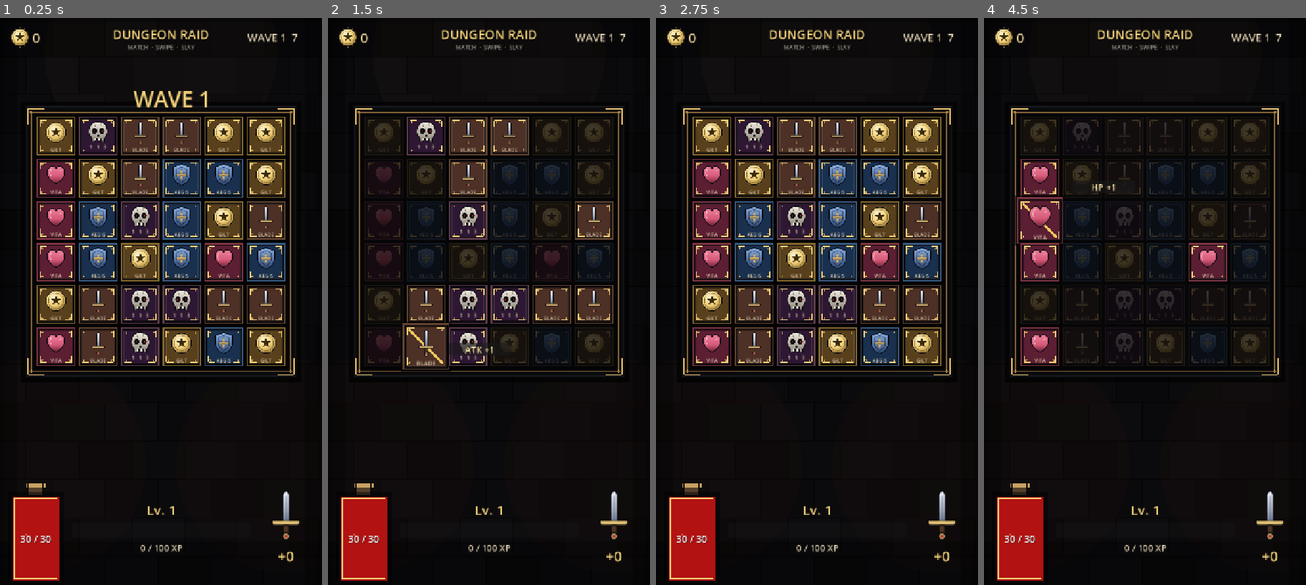
Above: before the commit, frames 1-4 (left to right).
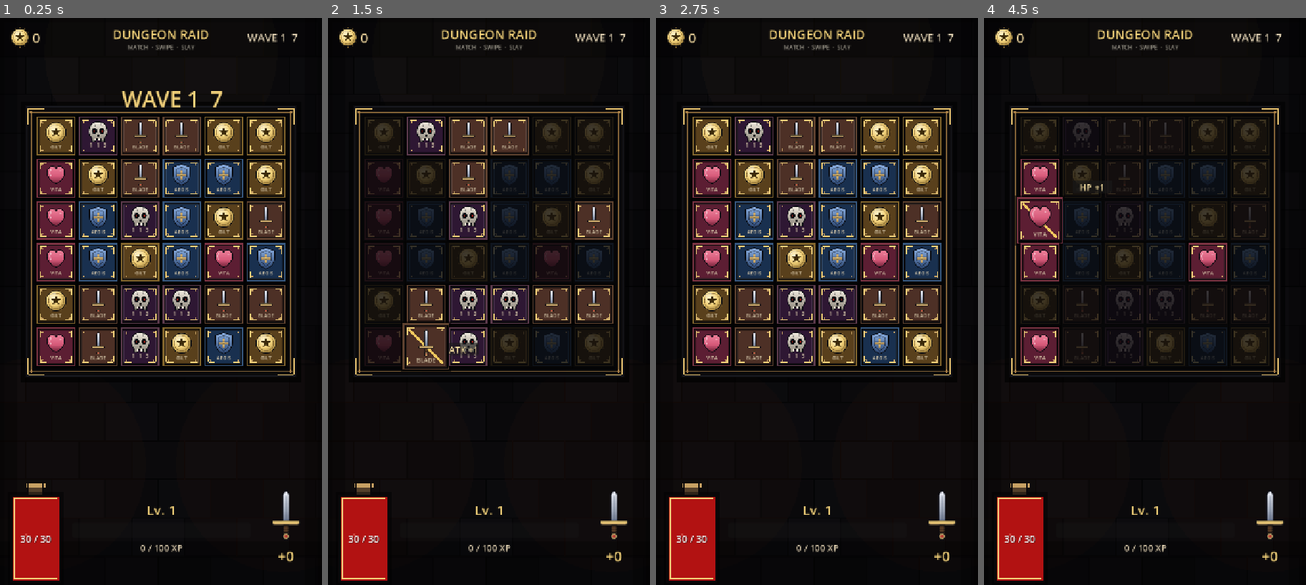
Above: after the commit, the same moments.

Repository: Dvimer/dungeonrade
Game: Godot game, scene res://scenes/Main.tscn
The game is run twice, just before and just after one commit, with the same random seed, the same clock (stepped at 60 frames per second) and the same inputs.
Inputs (mouse positions are in pixels of both pictures, inside the frame that each line leads up to):
- Up to frame 1 (0.25 s): no input
- Up to frame 2 (1.5 s): move the mouse to (559, 273) at 0.52 s; click (559, 273) at 0.67 s; tap Enter at 1.25 s; drag from (424, 335) to (472, 420) at 1.27 s
- Up to frame 3 (2.75 s): move the mouse to (849, 176) at 2.02 s; click (849, 176) at 2.17 s
- Up to frame 4 (4.5 s): tap Space at 2.75 s; drag from (1128, 420) to (1048, 216) at 2.77 s; move the mouse to (1241, 392) at 3.52 s; click (1241, 392) at 3.67 s; tap Enter at 4.25 s; drag from (1048, 216) to (1096, 159) at 4.27 s

The runs differ from the first frame. In frame 1, 1.6% of the frame differs, in the area x 15-86%, y 12-61%; in frame 2, 0.6%; in frame 3, 1.1%; in frame 4, 0.3%.

Commit message:
Add localization and combat timing fixes

Diff:
--- a/project.godot
+++ b/project.godot
@@ -23,6 +23,7 @@
 RunState="*res://scripts/core/RunState.gd"
 SaveSystem="*res://scripts/core/SaveSystem.gd"
 YandexSDK="*res://scripts/core/YandexSDK.gd"
+Localization="*res://scripts/core/Localization.gd"
 
 [display]
 
--- a/scripts/battle/Battle.gd
+++ b/scripts/battle/Battle.gd
@@ -132,16 +132,16 @@
 	var anchor: Vector2 = result.consumed_positions[0]
 	var pop_index := 0
 	if result.gold_gained > 0:
-		board.show_float_at_grid(anchor, "+%d GILT" % [result.gold_gained], Color(0.98, 0.82, 0.34), Vector2(0, -48 - pop_index * 24))
+		board.show_float_at_grid(anchor, Localization.t("reward.gold", [result.gold_gained]), Color(0.98, 0.82, 0.34), Vector2(0, -48 - pop_index * 24))
 		pop_index += 1
 	if result.shield_gained > 0:
-		board.show_float_at_grid(anchor, "+%d AEGIS" % [result.shield_gained], Color(0.58, 0.76, 1.0), Vector2(0, -48 - pop_index * 24))
+		board.show_float_at_grid(anchor, Localization.t("reward.shield", [result.shield_gained]), Color(0.58, 0.76, 1.0), Vector2(0, -48 - pop_index * 24))
 		pop_index += 1
 	if result.heal_amount > 0:
-		board.show_float_at_grid(anchor, "+%d VITA" % [result.heal_amount], Color(1.0, 0.42, 0.52), Vector2(0, -48 - pop_index * 24))
+		board.show_float_at_grid(anchor, Localization.t("reward.heal", [result.heal_amount]), Color(1.0, 0.42, 0.52), Vector2(0, -48 - pop_index * 24))
 		pop_index += 1
 	if result.crit:
-		board.show_float_at_grid(anchor, "CRIT", Color(1.0, 0.42, 0.20), Vector2(0, -48 - pop_index * 24))
+		board.show_float_at_grid(anchor, Localization.t("combat.crit"), Color(1.0, 0.42, 0.20), Vector2(0, -48 - pop_index * 24))
 
 func _draw_vignette(s: Vector2) -> void:
 	draw_rect(Rect2(Vector2.ZERO, Vector2(s.x, 90)), Color(0, 0, 0, 0.22), true)
@@ -154,7 +154,7 @@
 	var wave = WaveCatalogScript.get_wave(next_index)
 	RunState.start_wave(wave.to_dictionary())
 	board.apply_wave_profile(RunState.current_wave, next_index == 1)
-	_show_combo("WAVE %d" % [RunState.wave])
+	_show_combo(Localization.t("hud.wave", [RunState.wave, RunState.rounds_left]))
 
 func _advance_wave_if_needed() -> void:
 	if RunState.boss_active:
@@ -188,5 +188,5 @@
 		return
 	RunState.start_boss_phase(int(wave_config.get("boss_turns", 5)))
 	if pos.x >= 0:
-		board.show_float_at_grid(pos, "BOSS", Color(1.0, 0.66, 0.24), Vector2(0, -58))
-	_show_combo("BOSS")
+		board.show_float_at_grid(pos, Localization.t("combat.boss"), Color(1.0, 0.66, 0.24), Vector2(0, -58))
+	_show_combo(Localization.t("combat.boss"))
--- a/scripts/battle/Board.gd
+++ b/scripts/battle/Board.gd
@@ -32,7 +32,6 @@
 	TileType.Kind.SWORD: {
 		"hoverable": true,
 		"keep_kinds": [TileType.Kind.SWORD, TileType.Kind.ENEMY],
-		"show_sword_power": true,
 	},
 	TileType.Kind.SHIELD: {
 		"hoverable": true,
@@ -340,7 +339,7 @@
 
 # Применить расход тайлов и пополнение, обновить визуал.
 # (Анимации опускания пока без интерполяции — для прототипа достаточно.)
-func consume_and_refill(consumed: Array) -> void:
+func consume_and_refill(consumed: Array, mark_spawned_enemies_fresh: bool = false) -> void:
 	if is_animating:
 		return
 	is_animating = true
@@ -358,7 +357,7 @@
 			row.append(null)
 		new_tiles.append(row)
 
-	var result: Dictionary = logic.apply_consumed_and_refill(consumed)
+	var result: Dictionary = logic.apply_consumed_and_refill(consumed, mark_spawned_enemies_fresh)
 	var tween := create_tween().set_parallel(true)
 
 	for y in range(board_height):
@@ -552,20 +551,22 @@
 	var sword_count: int = _count_tiles_of_kind(TileType.Kind.SWORD)
 	var sword_power: int = 1 + int(RunState.mod("sword_damage_bonus", 0))
 	var total_power: int = sword_power * sword_count
-	_hover_info_label.text = "Might %d x %d = %d" % [sword_power, sword_count, total_power]
+	_hover_info_label.text = Localization.t("preview.might", [sword_power, sword_count, total_power])
 	_hover_info_panel.visible = true
 	_update_hover_info_position(world_point)
 
 func _show_monster_info(tile: Tile, world_point: Vector2) -> void:
 	if _hover_info_label == null or _hover_info_panel == null:
 		return
-	var name := str(tile.data.get("monster_name", "Boss")).to_upper()
-	_hover_info_label.text = "%s\nHP %d  ATK %d  TIMER %d" % [
+	var monster_id := str(tile.data.get("monster_id", ""))
+	var fallback_name := str(tile.data.get("monster_name", "Boss"))
+	var name := Localization.monster_name(monster_id, fallback_name).to_upper()
+	_hover_info_label.text = Localization.t("monster.info", [
 		name,
 		int(tile.data.get("hp", 0)),
 		int(tile.data.get("dmg", 0)),
 		int(tile.data.get("timer", 0)),
-	]
+	])
 	_hover_info_panel.visible = true
 	_update_hover_info_position(world_point)
 
@@ -594,18 +595,18 @@
 		return
 	var start_tile := logic.get_tile(path[0])
 	var kind: int = int(start_tile.kind)
-	var amount: int = path.size()
+	var amount: int = _count_chain_kind(path, kind)
 	var text := ""
 	match kind:
 		TileType.Kind.SWORD:
 			var sword_power: int = 1 + int(RunState.mod("sword_damage_bonus", 0))
-			text = "ATK +%d" % [sword_power * amount]
+			text = Localization.t("preview.attack", [sword_power * amount])
 		TileType.Kind.HEART:
-			text = "HP +%d" % [amount]
+			text = Localization.t("preview.heal", [amount])
 		TileType.Kind.SHIELD:
-			text = "Shield +%d" % [amount]
+			text = Localization.t("preview.shield", [amount])
 		TileType.Kind.COIN:
-			text = "Gold +%d" % [amount]
+			text = Localization.t("preview.gold", [amount])
 		_:
 			text = "+%d" % [amount]
 	_hover_info_label.text = text
@@ -627,6 +628,13 @@
 	tween.tween_property(node, "position", original, 0.04)
 	tween.tween_property(node, "modulate", Color.WHITE, 0.12)
 	show_float_at_grid(pos, "-%d" % [_dmg], Color(1.0, 0.34, 0.24), Vector2(0, -42))
+
+func _count_chain_kind(path: Array, kind: int) -> int:
+	var count := 0
+	for p in path:
+		if logic.get_tile(p).kind == kind:
+			count += 1
+	return count
 
 func show_float_at_grid(pos: Vector2, text: String, color: Color, offset: Vector2 = Vector2.ZERO) -> void:
 	var label := Label.new()
--- a/scripts/battle/BoardLogic.gd
+++ b/scripts/battle/BoardLogic.gd
@@ -137,7 +137,7 @@
 # Очищает позиции, опускает оставшиеся вниз, спавнит новые сверху.
 # Возвращает массив "движений" для анимации:
 #   [{from: Vector2, to: Vector2}, ...] и {spawned: [{pos, tile}, ...]}.
-func apply_consumed_and_refill(consumed: Array) -> Dictionary:
+func apply_consumed_and_refill(consumed: Array, mark_spawned_enemies_fresh: bool = false) -> Dictionary:
 	for p in consumed:
 		clear_tile(p)
 	var movements := []
@@ -162,6 +162,8 @@
 		var spawned := []
 		for y in range(write_y, -1, -1):
 			var t := _make_enemy() if rng.randf() < enemy_spawn_chance else _make_random_basic()
+			if mark_spawned_enemies_fresh and t.kind == TileType.Kind.ENEMY:
+				t["fresh_spawn"] = true
 			grid[y][x] = t
 			spawned.append({"pos": Vector2(x, y), "tile": t})
 		if spawned.size() > 0:
@@ -176,6 +178,9 @@
 		for x in range(width):
 			var t = grid[y][x]
 			if t.kind == TileType.Kind.ENEMY:
+				if bool(t.get("fresh_spawn", false)):
+					t.erase("fresh_spawn")
+					continue
 				t.timer -= 1
 				if t.timer <= 0:
 					attackers.append(Vector2(x, y))
--- a/scripts/battle/ChainResolver.gd
+++ b/scripts/battle/ChainResolver.gd
@@ -16,7 +16,6 @@
 
 static func resolve(board: BoardLogic, path: Array, run: Node) -> ChainResult:
 	var result := ChainResult.new()
-	result.chain_length = path.size()
 	result.consumed_positions = path.duplicate()
 
 	var swords := 0
@@ -37,11 +36,13 @@
 				hearts += 1
 			TileType.Kind.ENEMY:
 				result.enemies_in_chain.append(p)
+	var resource_count := swords + shields + coins + hearts
+	result.chain_length = resource_count
 
 	# --- Множители комбо ---
 	var mult: float = 1.0
 	for tier in COMBO_THRESHOLDS:
-		if path.size() >= tier.len:
+		if resource_count >= tier.len:
 			mult = tier.mult
 			result.label = tier.label
 			break
--- a/scripts/battle/SwipeController.gd
+++ b/scripts/battle/SwipeController.gd
@@ -141,7 +141,7 @@
 
 	var result := ChainResolver.resolve(board.logic, path, RunState)
 	var consumed: Array = ChainResolver.apply(board.logic, result, RunState)
-	await board.consume_and_refill(consumed)
+	await board.consume_and_refill(consumed, true)
 	path.clear()
 	EventBus.chain_resolved.emit(result)
 	EventBus.turn_ended.emit()
--- a/scripts/battle/Tile.gd
+++ b/scripts/battle/Tile.gd
@@ -22,12 +22,12 @@
 	TileType.Kind.EMPTY:  Color(0.26, 0.28, 0.34),
 }
 
-const KIND_LABELS := {
-	TileType.Kind.SWORD: "BLADE",
-	TileType.Kind.SHIELD: "AEGIS",
-	TileType.Kind.COIN: "GILT",
-	TileType.Kind.HEART: "VITA",
-	TileType.Kind.ENEMY: "FOE",
+const KIND_LABEL_KEYS := {
+	TileType.Kind.SWORD: "tile.sword",
+	TileType.Kind.SHIELD: "tile.shield",
+	TileType.Kind.COIN: "tile.coin",
+	TileType.Kind.HEART: "tile.heart",
+	TileType.Kind.ENEMY: "tile.enemy",
 }
 
 const COLOR_STONE_DARK := Color(0.035, 0.035, 0.045)
@@ -90,7 +90,7 @@
 
 	# Полоска статов — снизу тайла, только для врагов.
 	_stats.size = Vector2(tile_size - 16.0, tile_size * 0.23)
-	_stats.position = Vector2(-_stats.size.x / 2.0, tile_size / 2.0 - _stats.size.y - 8)
+	_stats.position = Vector2(-_stats.size.x / 2.0, tile_size / 2.0 - _stats.size.y - 12)
 	_stats_base_position = _stats.position
 	_stats.add_theme_color_override("font_color", COLOR_INK)
 	_stats.add_theme_font_size_override("font_size", 14)
@@ -98,7 +98,7 @@
 
 	_kind_label = Label.new()
 	_kind_label.size = Vector2(tile_size, 18)
-	_kind_label.position = Vector2(-tile_size / 2.0, tile_size / 2.0 - 24.0)
+	_kind_label.position = Vector2(-tile_size / 2.0, tile_size / 2.0 - 30.0)
 	_label_base_position = _kind_label.position
 	_kind_label.horizontal_alignment = HORIZONTAL_ALIGNMENT_CENTER
 	_kind_label.vertical_alignment = VERTICAL_ALIGNMENT_CENTER
@@ -125,6 +125,7 @@
 		_selected_strike.width = 4.0
 
 	update_view(data)
+	Localization.language_changed.connect(func(_language): update_view(data))
 
 func setup(pos: Vector2, tile_data: Dictionary) -> void:
 	board_pos = pos
@@ -164,7 +165,7 @@
 	if _stats:
 		if k == TileType.Kind.ENEMY:
 			if bool(data.get("is_boss", false)):
-				_stats.text = "BOSS"
+				_stats.text = Localization.t("tile.boss")
 			else:
 				_stats.text = "%d  %d  %d" % [
 					int(data.get("hp", 0)),
@@ -176,7 +177,8 @@
 			_stats.text = ""
 			_stats.visible = false
 	if _kind_label:
-		_kind_label.text = KIND_LABELS.get(k, "")
+		var label_key := str(KIND_LABEL_KEYS.get(k, ""))
+		_kind_label.text = Localization.t(label_key) if label_key != "" else ""
 		_kind_label.visible = k != TileType.Kind.EMPTY and k != TileType.Kind.ENEMY
 	queue_redraw()
 
--- a/scripts/core/GameState.gd
+++ b/scripts/core/GameState.gd
@@ -11,7 +11,7 @@
 var settings: Dictionary = {
 	"music_volume": 0.7,
 	"sfx_volume": 1.0,
-	"language": "ru",
+	"language": "auto",
 }
 
 func to_dict() -> Dictionary:
@@ -30,4 +30,7 @@
 	if data.has("meta_upgrades"):    meta_upgrades = data["meta_upgrades"]
 	if data.has("best_score"):       best_score = int(data["best_score"])
 	if data.has("total_runs"):       total_runs = int(data["total_runs"])
-	if data.has("settings"):         settings = data["settings"]
+	if data.has("settings") and data["settings"] is Dictionary:
+		var loaded_settings: Dictionary = data["settings"]
+		for key in loaded_settings.keys():
+			settings[key] = loaded_settings[key]
--- /dev/null
+++ b/scripts/core/Localization.gd
@@ -0,0 +1,135 @@
+extends Node
+
+signal language_changed(language: String)
+
+const AUTO_LANGUAGE := "auto"
+const DEFAULT_LANGUAGE := "en"
+const SUPPORTED_LANGUAGES := ["en", "ru"]
+
+const TEXTS := {
+	"en": {
+		"hud.title": "DUNGEON RAID",
+		"hud.subtitle": "MATCH  ·  SWIPE  ·  SLAY",
+		"hud.level": "Lv. %d",
+		"hud.xp": "%d / %d XP",
+		"hud.wave": "WAVE %d  %d",
+		"hud.boss_wave": "BOSS W%d",
+		"tile.sword": "BLADE",
+		"tile.shield": "AEGIS",
+		"tile.coin": "GILT",
+		"tile.heart": "VITA",
+		"tile.enemy": "FOE",
+		"tile.boss": "BOSS",
+		"preview.might": "Might %d x %d = %d",
+		"preview.attack": "ATK +%d",
+		"preview.heal": "HP +%d",
+		"preview.shield": "Shield +%d",
+		"preview.gold": "Gold +%d",
+		"monster.info": "%s\nHP %d  ATK %d  TIMER %d",
+		"reward.gold": "+%d GILT",
+		"reward.shield": "+%d AEGIS",
+		"reward.heal": "+%d VITA",
+		"combat.crit": "CRIT",
+		"combat.boss": "BOSS",
+		"monster.skeleton": "Skeleton",
+		"monster.bandana_skeleton": "Bone Rogue",
+		"monster.vampire": "Vampire",
+		"monster.bone_lord": "Bone Lord",
+	},
+	"ru": {
+		"hud.title": "DUNGEON RAID",
+		"hud.subtitle": "СОБИРАЙ  ·  ВЕДИ  ·  РУБИ",
+		"hud.level": "Ур. %d",
+		"hud.xp": "%d / %d ОП",
+		"hud.wave": "ВОЛНА %d  %d",
+		"hud.boss_wave": "БОСС В%d",
+		"tile.sword": "МЕЧ",
+		"tile.shield": "ЩИТ",
+		"tile.coin": "ЗЛАТО",
+		"tile.heart": "ЖИЗНЬ",
+		"tile.enemy": "ВРАГ",
+		"tile.boss": "БОСС",
+		"preview.might": "Сила %d x %d = %d",
+		"preview.attack": "Урон +%d",
+		"preview.heal": "ЖЗ +%d",
+		"preview.shield": "Щит +%d",
+		"preview.gold": "Золото +%d",
+		"monster.info": "%s\nЖЗ %d  УРОН %d  ХОД %d",
+		"reward.gold": "+%d ЗЛАТО",
+		"reward.shield": "+%d ЭГИДА",
+		"reward.heal": "+%d ЖИЗНЬ",
+		"combat.crit": "КРИТ",
+		"combat.boss": "БОСС",
+		"monster.skeleton": "Скелет",
+		"monster.bandana_skeleton": "Костяной разбойник",
+		"monster.vampire": "Вампир",
+		"monster.bone_lord": "Костяной лорд",
+	},
+}
+
+var current_language: String = DEFAULT_LANGUAGE
+
+func _ready() -> void:
+	apply_saved_language()
+
+func apply_saved_language() -> void:
+	_set_active_language(_resolve_language(str(GameState.settings.get("language", AUTO_LANGUAGE))))
+
+func set_language(language: String, save_setting: bool = true) -> void:
+	var requested := _normalize_language(language)
+	GameState.settings["language"] = requested
+	_set_active_language(_resolve_language(requested))
+	if save_setting:
+		SaveSystem.save()
+
+func t(key: String, args: Array = []) -> String:
+	var lang_texts: Dictionary = TEXTS.get(current_language, TEXTS[DEFAULT_LANGUAGE])
+	var template := str(lang_texts.get(key, TEXTS[DEFAULT_LANGUAGE].get(key, key)))
+	if args.is_empty():
+		return template
+	return template % args
+
+func monster_name(monster_id: String, fallback: String = "") -> String:
+	var translated := t("monster.%s" % monster_id)
+	if translated.begins_with("monster.") and fallback != "":
+		return fallback
+	return translated
+
+func available_languages() -> Array:
+	return SUPPORTED_LANGUAGES.duplicate()
+
+func _set_active_language(language: String) -> void:
+	if current_language == language:
+		return
+	current_language = language
+	TranslationServer.set_locale(language)
+	language_changed.emit(current_language)
+
+func _resolve_language(language: String) -> String:
+	var normalized := _normalize_language(language)
+	if normalized != AUTO_LANGUAGE:
+		return normalized
+	var platform_language := _platform_language()
+	if SUPPORTED_LANGUAGES.has(platform_language):
+		return platform_language
+	return DEFAULT_LANGUAGE
+
+func _normalize_language(language: String) -> String:
+	var normalized := language.strip_edges().to_lower()
+	if normalized == "":
+		return AUTO_LANGUAGE
+	normalized = normalized.replace("-", "_")
+	if normalized.contains("_"):
+		normalized = normalized.get_slice("_", 0)
+	if normalized == AUTO_LANGUAGE or SUPPORTED_LANGUAGES.has(normalized):
+		return normalized
+	return DEFAULT_LANGUAGE
+
+func _platform_language() -> String:
+	var yandex_language := YandexSDK.get_language()
+	if yandex_language != "":
+		return _normalize_language(yandex_language)
+	var locale := OS.get_locale_language()
+	if locale == "":
+		locale = OS.get_locale()
+	return _normalize_language(locale)
--- a/scripts/core/SaveSystem.gd
+++ b/scripts/core/SaveSystem.gd
@@ -4,6 +4,9 @@
 # в редакторе и на десктопе — в user://save.json.
 
 const SAVE_PATH := "user://save.json"
+
+func _ready() -> void:
+	call_deferred("load_save")
 
 func save() -> void:
 	var data: Dictionary = GameState.to_dict()
@@ -23,6 +26,9 @@
 		_load_local()
 		return
 	GameState.from_dict(data)
+	var localization := get_node_or_null("/root/Localization")
+	if localization:
+		localization.apply_saved_language()
 
 func _save_local(data: Dictionary) -> void:
 	var f := FileAccess.open(SAVE_PATH, FileAccess.WRITE)
@@ -44,3 +50,6 @@
 	if parsed == null or not (parsed is Dictionary):
 		return
 	GameState.from_dict(parsed)
+	var localization := get_node_or_null("/root/Localization")
+	if localization:
+		localization.apply_saved_language()
--- a/scripts/core/YandexSDK.gd
+++ b/scripts/core/YandexSDK.gd
@@ -20,6 +20,16 @@
 	# Запускаемся ли мы в HTML5-сборке с Yandex SDK.
 	# В Godot 4 фича называется "web" (HTML5 — alias).
 	return OS.has_feature("web") and Engine.has_singleton("YandexSDK")
+
+func get_language() -> String:
+	if not is_available():
+		return ""
+	var sdk = Engine.get_singleton("YandexSDK")
+	if sdk != null and sdk.has_method("get_language"):
+		return str(sdk.call("get_language"))
+	if sdk != null and sdk.has_method("get_lang"):
+		return str(sdk.call("get_lang"))
+	return ""
 
 func _emit_ready() -> void:
 	_ready_state = true
--- a/scripts/ui/HUD.gd
+++ b/scripts/ui/HUD.gd
@@ -11,6 +11,8 @@
 @onready var _sword_value: Label = $Root/Bottom/Right/SwordValue
 @onready var _shield_value: Label = $Root/Top/ShieldGroup/ShieldLabel
 @onready var _rounds_label: Label = $Root/Top/RoundsLabel
+@onready var _title_label: Label = $Root/Top/TitleLabel
+@onready var _subtitle_label: Label = $Root/Top/SubtitleLabel
 
 var _xp_shimmer: ColorRect
 var _last_xp: int = -1
@@ -24,10 +26,15 @@
 	EventBus.rounds_changed.connect(_on_rounds_changed)
 	EventBus.player_damaged.connect(func(_x): _refresh_all())
 	EventBus.player_healed.connect(func(_x): _refresh_all())
+	Localization.language_changed.connect(func(_language): _refresh_all())
 	_setup_xp_shimmer()
 	_refresh_all()
 
 func _refresh_all() -> void:
+	if _title_label:
+		_title_label.text = Localization.t("hud.title")
+	if _subtitle_label:
+		_subtitle_label.text = Localization.t("hud.subtitle")
 	_on_xp_changed(RunState.xp, RunState.xp_needed_for_next_level())
 	_on_level_up(RunState.level)
 	_on_gold_changed(RunState.gold)
@@ -42,13 +49,13 @@
 		if _last_xp >= 0 and (current > _last_xp or RunState.level > _last_level):
 			_flash_xp_bar()
 	if _xp_label:
-		_xp_label.text = "%d / %d XP" % [current, needed]
+		_xp_label.text = Localization.t("hud.xp", [current, needed])
 	_last_xp = current
 	_last_level = RunState.level
 
 func _on_level_up(new_level: int) -> void:
 	if _level_label:
-		_level_label.text = "Lv. %d" % new_level
+		_level_label.text = Localization.t("hud.level", [new_level])
 
 func _on_gold_changed(value: int) -> void:
 	if _gold_label:
@@ -65,9 +72,9 @@
 func _on_rounds_changed(value: int) -> void:
 	if _rounds_label:
 		if RunState.boss_active:
-			_rounds_label.text = "BOSS W%d" % [RunState.wave]
+			_rounds_label.text = Localization.t("hud.boss_wave", [RunState.wave])
 		else:
-			_rounds_label.text = "WAVE %d  %d" % [RunState.wave, value]
+			_rounds_label.text = Localization.t("hud.wave", [RunState.wave, value])
 
 func _refresh_sword() -> void:
 	if _sword_value:
Not shown, added: scripts/core/Localization.gd.uid
